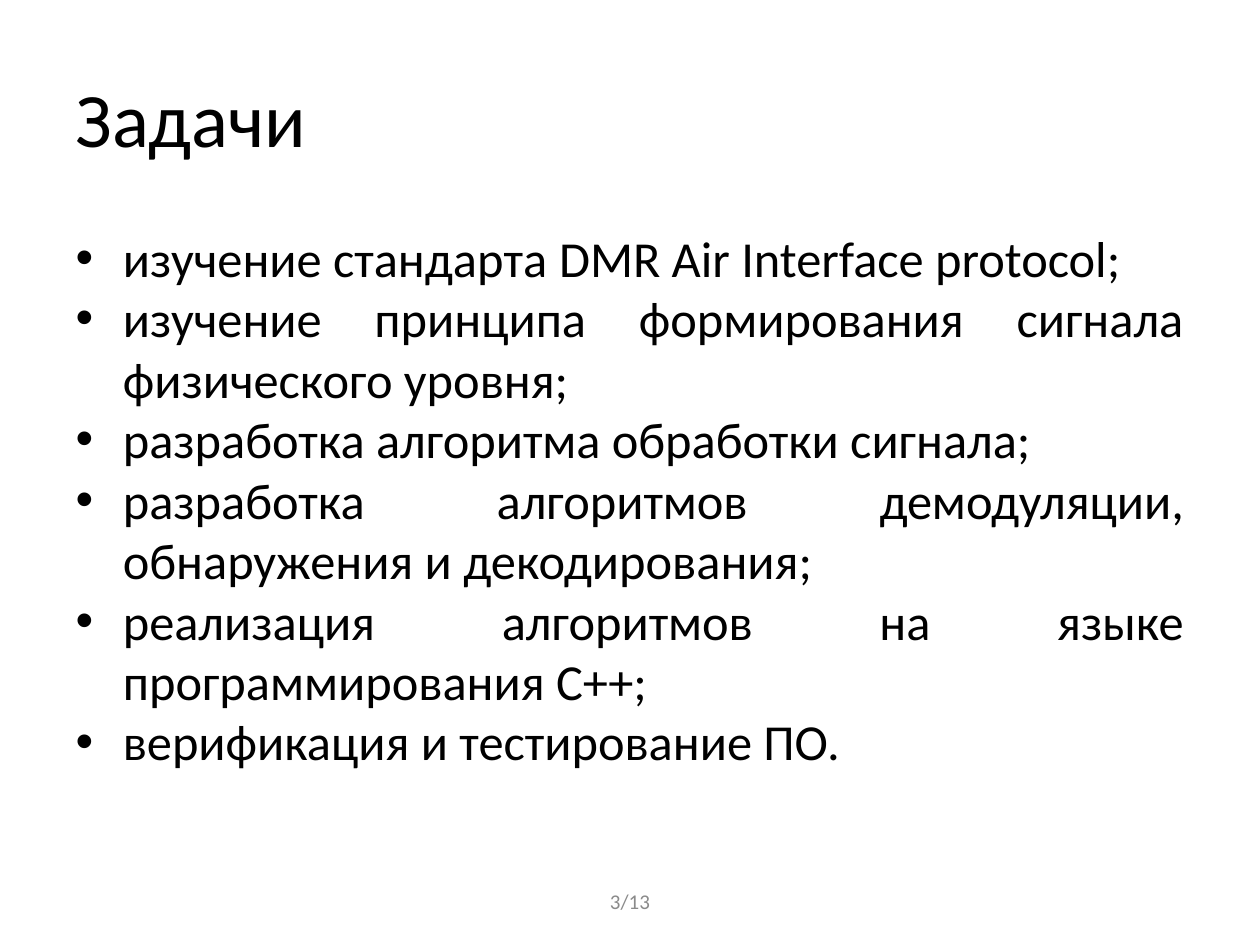
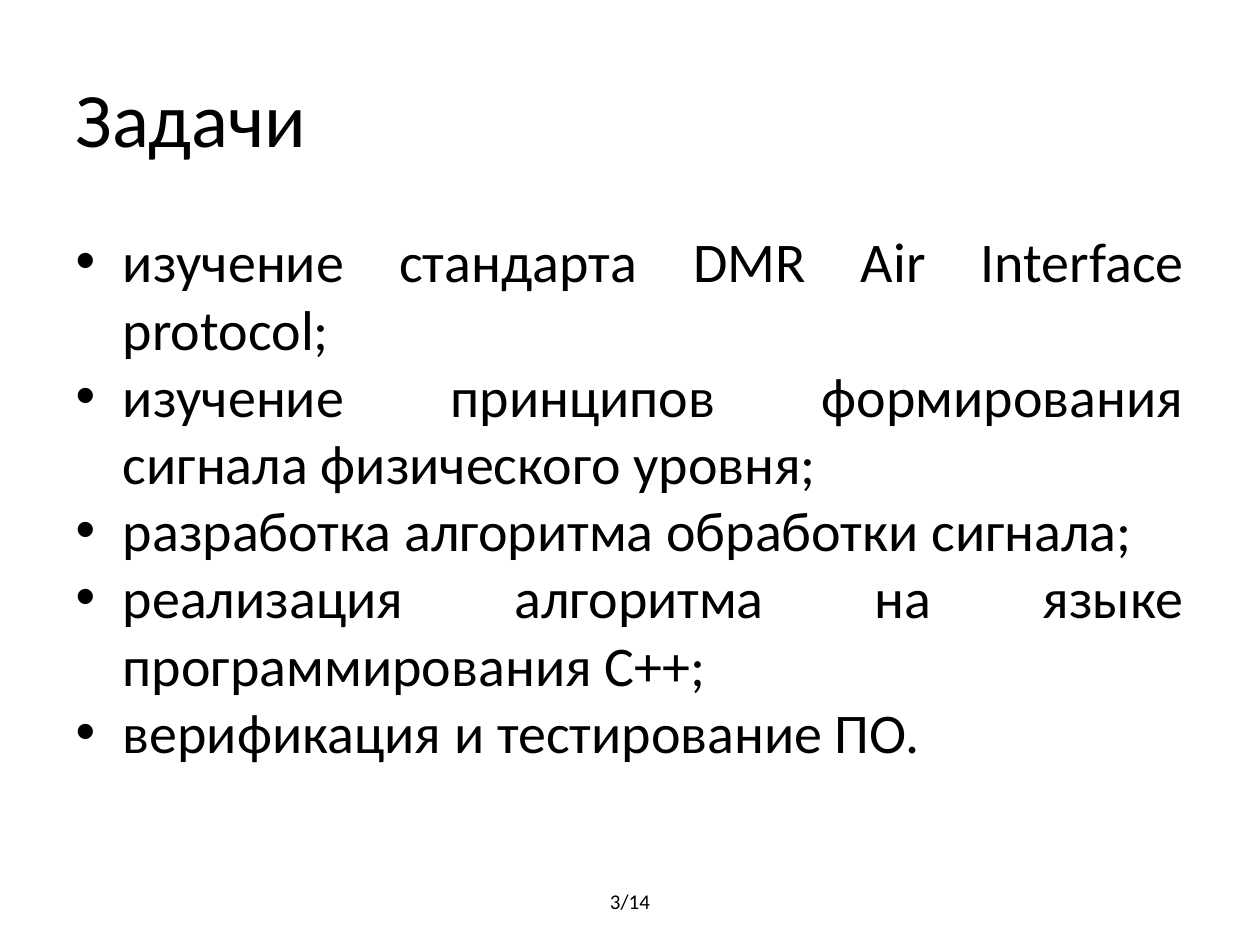
Before and after one commit to BorzhonovAI/magistr, a slide deck: slide 3 of Презентация Диплом.pptx. Drawn at 1260x945 pixels with LibreOffice and Linux fonts; fonts in the diff are those of the drawing. Boxes give left, top, right and bottom in pixels: in the first picture for what was removed or moved away, otherwise in the second. Text is boxed around its words. In the diff, an @@ line names an element or a change of style, - is before the commit and + after.

```diff
--- a/Презентация Диплом.pptx
+++ b/Презентация Диплом.pptx
@@ text at <box>123,243,1184,763</box>: size 28.8 to 32 pt in "изучение стандарта DMR Air Interface protocol;", "разработка алгоритма обработки сигнала;", "верификация и тестирование ПО." @@
@@ text at <box>123,379,1183,494</box>: text changed; size 28.8 to 32 pt @@
-• изучение принципа формирования сигнала физического уровня;
+• изучение принципов формирования сигнала физического уровня;
@@ text at <box>123,590,1184,695</box>: text changed; size 28.8 to 32 pt @@
-• разработка алгоритмов демодуляции, обнаружения и декодирования;
-• реализация алгоритмов на языке программирования С++;
+• реализация алгоритма на языке программирования С++;
@@ text at <box>610,894,650,910</box>: text changed; text colour #8C8C8C to #000000 @@
-3/13
+3/14
```
Also in this commit, not shown: 7 other slides changed, 5 slides added, 4 slides removed, 9 other files.
